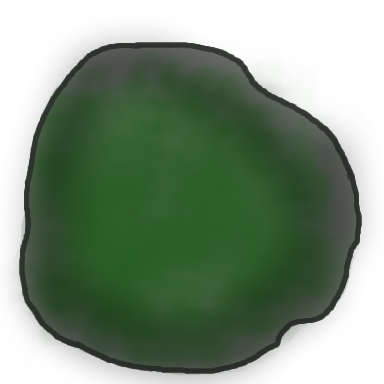
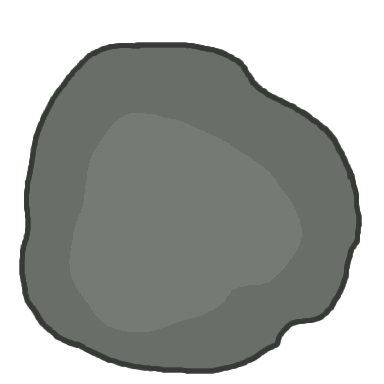
Layer changes from the first 384 x 384 image to the second:
removed layer "shadow #2" (was 31%) over <box>0,19,384,384</box>
painted on "shadow" over <box>0,33,380,384</box>
